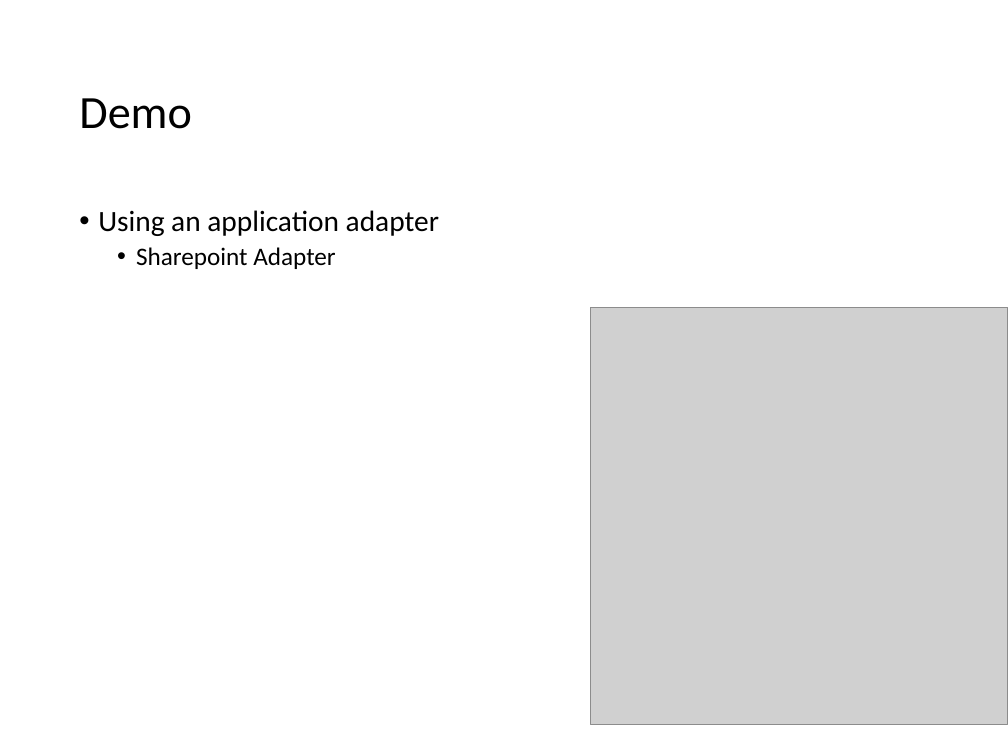
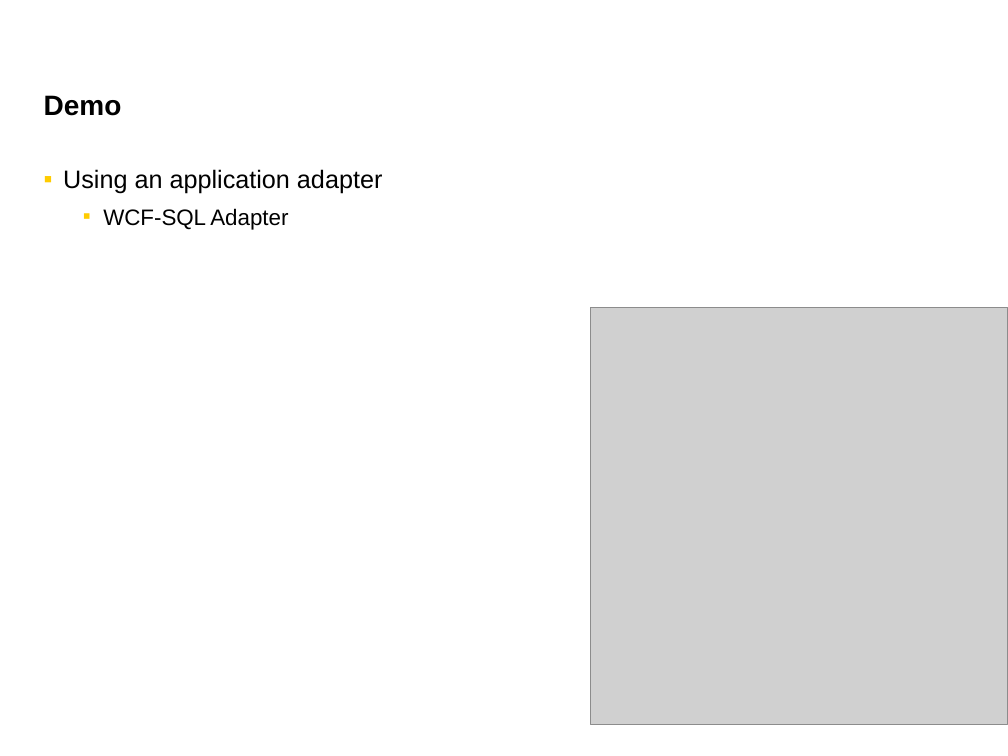
Before and after one commit to wmmihaa/BizTalk-Server---Developing-Integration-Solutions, a slide deck: slide 17 of Slides/Module 7 - Adapters.pptx (slide 16 before the commit). Drawn at 1008x756 pixels with LibreOffice and Linux fonts; fonts in the diff are those of the drawing; grey boxes stand for pictures. Boxes give left, top, right and bottom in pixels: in the first picture for what was removed or moved away, otherwise in the second. Text is boxed around its words. In the diff, an @@ line names an element or a change of style, - is before the commit and + after.

```diff
--- a/Slides/Module 7 - Adapters.pptx
+++ b/Slides/Module 7 - Adapters.pptx
@@ title "Demo": place and size @@
-title "Demo" at [79,98,192,129]
+title "Demo" at [44,95,122,116]
@@ title "Demo" at [44,95,122,116]: size 33 to 20 pt, font Calibri to Arial, bold on; line spacing 0.9 to 1 @@
@@ text "Using an application adapter": place and size @@
-text "Using an application adapter" at [98,210,439,269]
+text "Using an application adapter" at [63,169,382,230]
@@ text at [63,169,382,194]: size 21 to 18 pt, font Calibri to Arial in "Using an application adapter"; bullet • to ▪; line spacing 0.9 to 1 @@
@@ text at [103,208,288,230]: text changed; size 18 to 16 pt; font Calibri to Arial @@
-  • Sharepoint Adapter
+  ▪ WCF-SQL Adapter
```
Also in this commit, not shown: 24 other slides changed, 2 slides added, 1 slide removed, 11 other files.
